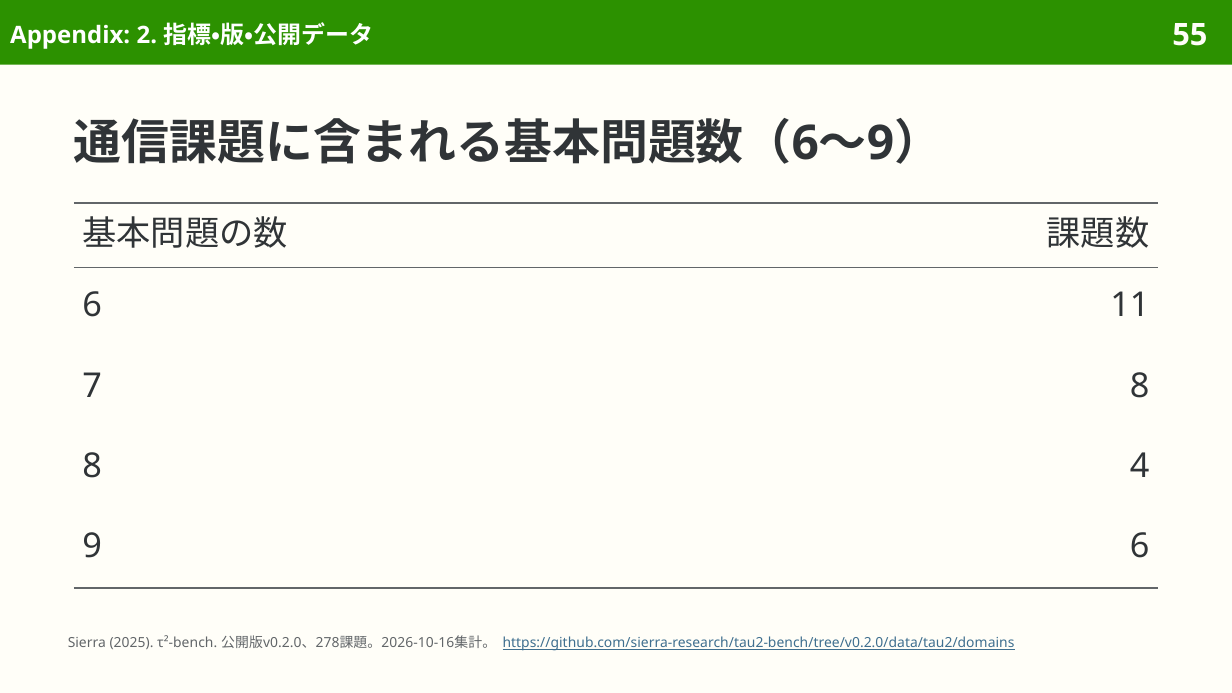
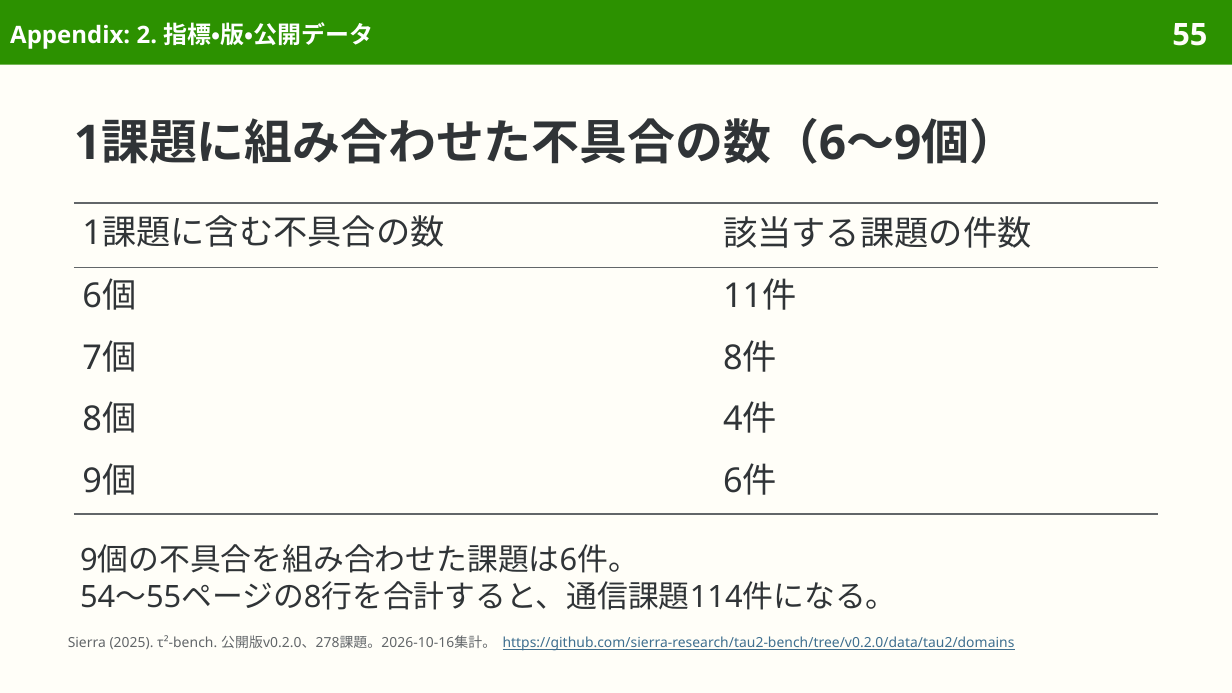
Before and after one commit to sasakiy84/datasets-in-10-minutes, a slide deck: slide 55 of slides/datasets-in-10-minutes-tau2-bench.pptx. Drawn at 1232x693 pixels with LibreOffice and Linux fonts; fonts in the diff are those of the drawing. Boxes give left, top, right and bottom in pixels: in the first picture for what was removed or moved away, otherwise in the second. Text is boxed around its words. In the diff, an @@ line names an element or a change of style, - is before the commit and + after.

```diff
--- a/slides/datasets-in-10-minutes-tau2-bench.pptx
+++ b/slides/datasets-in-10-minutes-tau2-bench.pptx
@@ title at (74, 118, 1017, 164): text changed @@
-通信課題に含まれる基本問題数（6〜9）
+1課題に組み合わせた不具合の数（6〜9個）
@@ table removed at (74, 203, 1158, 588), 5 rows, 2 columns @@
-基本問題の数 | 課題数
-6 | 11
-7 | 8
-8 | 4
-9 | 6
@@ table added at (74, 203, 1158, 514), 5 rows, 2 columns @@
+1課題に含む不具合の数 | 該当する課題の件数
+6個 | 11件
+7個 | 8件
+8個 | 4件
+9個 | 6件
@@ text added at (80, 544, 897, 610), 18 pt, text #303437 @@
+9個の不具合を組み合わせた課題は6件。
+54〜55ページの8行を合計すると、通信課題114件になる。
```
Also in this commit, not shown: 2 other slides changed, 3 other files.
